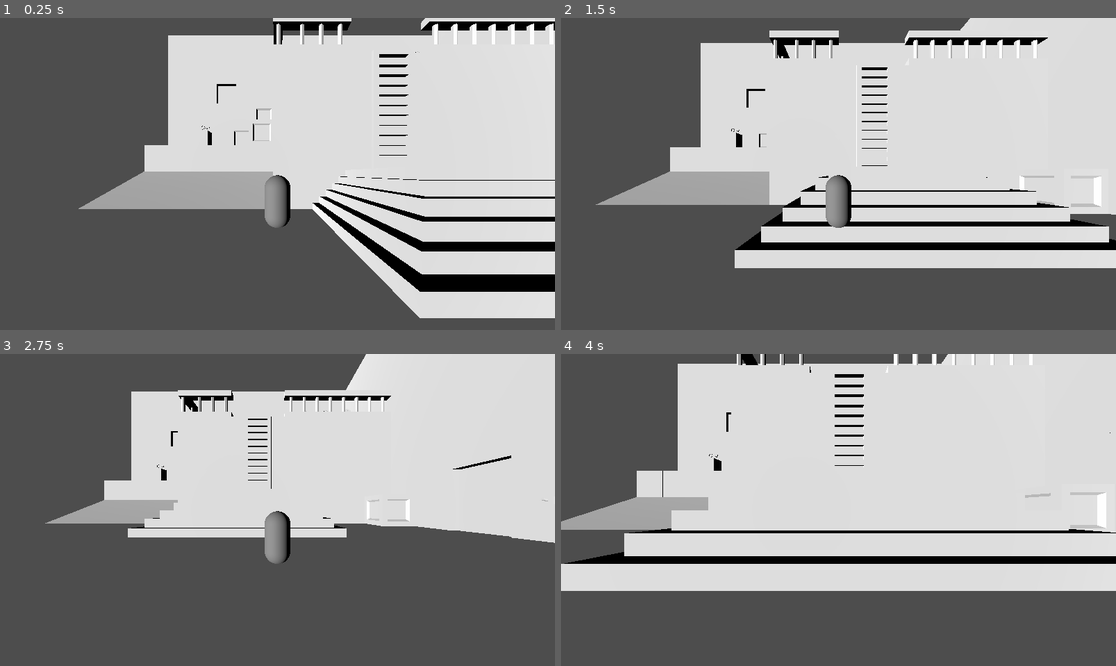
Above: before the commit, frames 1-4 (two rows, left to right).
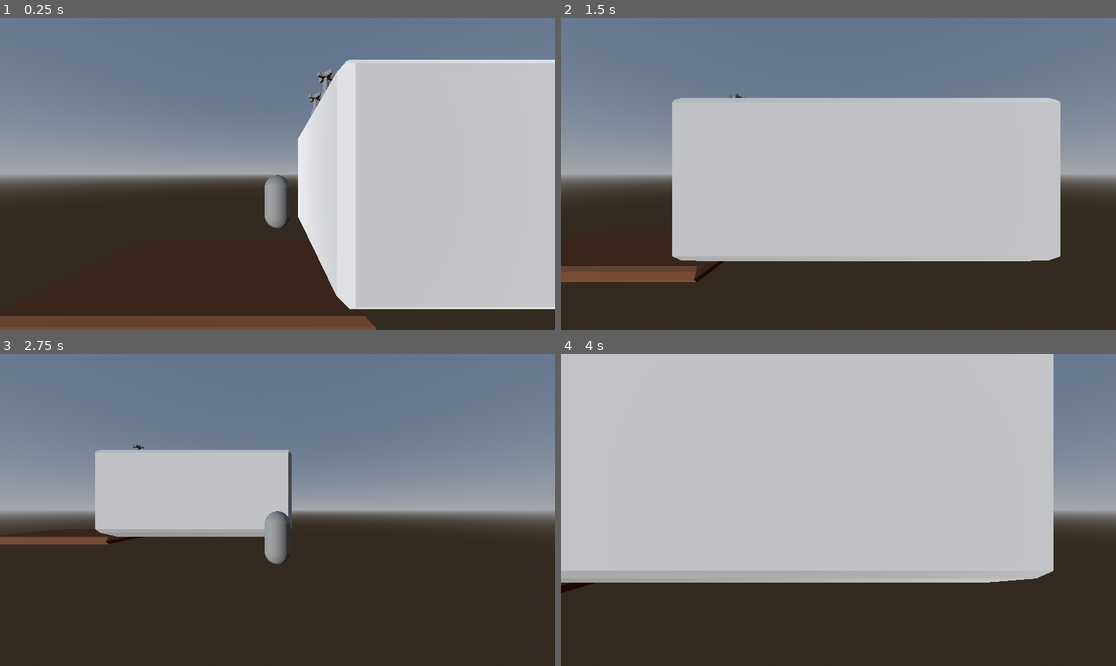
Above: after the commit, the same moments.

Repository: MayhemK/Climb
Game: Godot game, scene res://Scenes/game.tscn
Same seed, same stepped clock (60 frames per second), same inputs: the game is played once before the commit and once after it.
Inputs:
- Up to frame 1 (0.25 s): no input
- Up to frame 2 (1.5 s): hold D (step_right) 0.53-1.28 s; tap Space (jump) at 0.77 s; hold S (walk_back) from 1.28 s (still down)
- Up to frame 3 (2.75 s): tap Space (jump) at 1.52 s; release S (walk_back) at 2.03 s; hold D (step_right) from 2.03 s (still down)
- Up to frame 4 (4 s): release D (step_right) at 2.78 s; hold W (walk_forward) 2.78-3.53 s; tap Space (jump) at 3.02, 3.77 s; hold A (step_left) from 3.53 s (still down)

The runs differ from the first frame. In frame 1, 94% of the frame differs, in the area x 0-100%, y 0-100%; in frame 2, 99%; in frame 3, 99%; in frame 4, 100%.

Commit message:
models, need to figure collision

Diff:
--- a/Scenes/game.tscn
+++ b/Scenes/game.tscn
@@ -1,25 +1,19 @@
 [gd_scene load_steps=9 format=3 uid="uid://cqtga61jj8rv0"]
 
 [ext_resource type="PackedScene" uid="uid://70lyva0gq0iq" path="res://Scenes/MainCharacter.tscn" id="1_ebmjs"]
-[ext_resource type="PackedScene" uid="uid://bfj8qwu605exl" path="res://Objects/Sample 2.fbx" id="2_qxrlw"]
+[ext_resource type="PackedScene" uid="uid://dluq1yifwkhd" path="res://Objects/Low Poly Furniture/Bathroom/Bath.fbx" id="2_wrm1d"]
+[ext_resource type="PackedScene" uid="uid://cwftb2s1of73m" path="res://Objects/Low Poly Furniture/Carpets/Carpet C.fbx" id="3_wrm1d"]
 
-[sub_resource type="Sky" id="Sky_ebmjs"]
+[sub_resource type="ProceduralSkyMaterial" id="ProceduralSkyMaterial_wrm1d"]
 
-[sub_resource type="Environment" id="Environment_mwb40"]
-sky = SubResource("Sky_ebmjs")
-ambient_light_source = 3
-ambient_light_color = Color(1, 0, 0.40784314, 1)
-reflected_light_source = 2
+[sub_resource type="Sky" id="Sky_3dryh"]
+sky_material = SubResource("ProceduralSkyMaterial_wrm1d")
+
+[sub_resource type="Environment" id="Environment_wowpa"]
+background_mode = 2
+sky = SubResource("Sky_3dryh")
 
 [sub_resource type="PhysicsMaterial" id="PhysicsMaterial_ebmjs"]
-
-[sub_resource type="StandardMaterial3D" id="StandardMaterial3D_qxrlw"]
-
-[sub_resource type="PlaneMesh" id="PlaneMesh_ebmjs"]
-lightmap_size_hint = Vector2i(77, 77)
-material = SubResource("StandardMaterial3D_qxrlw")
-flip_faces = true
-size = Vector2(15, 15)
 
 [sub_resource type="BoxShape3D" id="BoxShape3D_ebmjs"]
 size = Vector3(14.896057, 1.1392212, 14.908447)
@@ -27,10 +21,10 @@
 [node name="Node3D" type="Node3D"]
 
 [node name="WorldEnvironment" type="WorldEnvironment" parent="."]
-environment = SubResource("Environment_mwb40")
+environment = SubResource("Environment_wowpa")
 
 [node name="DirectionalLight3D" type="DirectionalLight3D" parent="."]
-transform = Transform3D(0.7083398, 0, -0.7058716, 0, 1, 0, 0.7058716, 0, 0.7083398, 0, 0, 0)
+transform = Transform3D(0.7083398, 0, -0.7058716, 0, 1, 0, 0.7058716, 0, 0.7083398, -2.2593105, 2.0501227, -1.0051482)
 directional_shadow_mode = 1
 sky_mode = 1
 
@@ -42,15 +36,15 @@
 fov = 90.0
 
 [node name="Floor" type="StaticBody3D" parent="."]
+visible = false
 physics_material_override = SubResource("PhysicsMaterial_ebmjs")
-
-[node name="FloorMesh" type="MeshInstance3D" parent="Floor"]
-transform = Transform3D(1, 0, 0, 0, 1, 0, 0, 0, 1, 0.28277957, 0.022124171, 0.28245318)
-mesh = SubResource("PlaneMesh_ebmjs")
 
 [node name="FloorCollision" type="CollisionShape3D" parent="Floor"]
 transform = Transform3D(1, 0, 0, 0, 1, 0, 0, 0, 1, 0.2668835, -0.51187134, 0.23376465)
 shape = SubResource("BoxShape3D_ebmjs")
 
-[node name="Sample 2" parent="." instance=ExtResource("2_qxrlw")]
-transform = Transform3D(1, 0, 0, 0, 1, 0, 0, 0, 1, 0.68999445, 0.07051432, -5.945503)
+[node name="Bath" parent="." instance=ExtResource("2_wrm1d")]
+transform = Transform3D(1, 0, 0, 0, 1, 0, 0, 0, 1, 1.420837, 3.2176187, -0.6829524)
+
+[node name="Carpet C" parent="." instance=ExtResource("3_wrm1d")]
+transform = Transform3D(1, 0, 0, 0, 1, 0, 0, 0, 1, -1.340272, 0, -0.031)
Binary file added: Objects/Low Poly Furniture/Bathroom/Bath.fbx
Not shown, added: Objects/Low Poly Furniture/Bathroom/Bath.fbx.import
Binary file added: Objects/Low Poly Furniture/Bathroom/Shower.fbx
Not shown, added: Objects/Low Poly Furniture/Bathroom/Shower.fbx.import
Binary file added: Objects/Low Poly Furniture/Bathroom/Sink.fbx
Not shown, added: Objects/Low Poly Furniture/Bathroom/Sink.fbx.import
Binary file added: Objects/Low Poly Furniture/Bathroom/Toilet Roll Holder.fbx
Not shown, added: Objects/Low Poly Furniture/Bathroom/Toilet Roll Holder.fbx.import
Binary file added: Objects/Low Poly Furniture/Bathroom/Toilet Rolls.fbx
Not shown, added: Objects/Low Poly Furniture/Bathroom/Toilet Rolls.fbx.import
Binary file added: Objects/Low Poly Furniture/Bathroom/Toilet.fbx
Not shown, added: Objects/Low Poly Furniture/Bathroom/Toilet.fbx.import
(and 212 more such lines)
